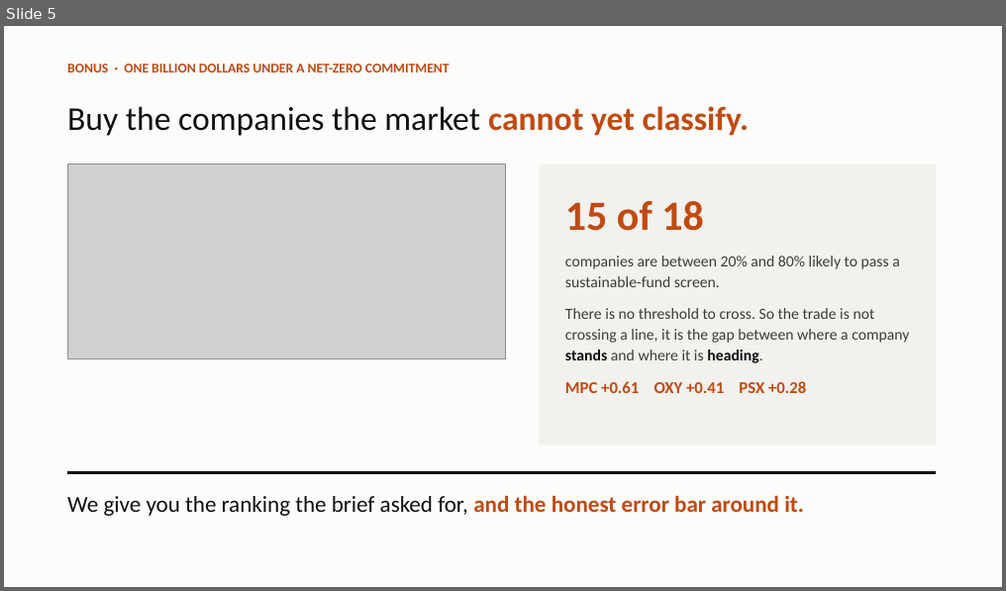
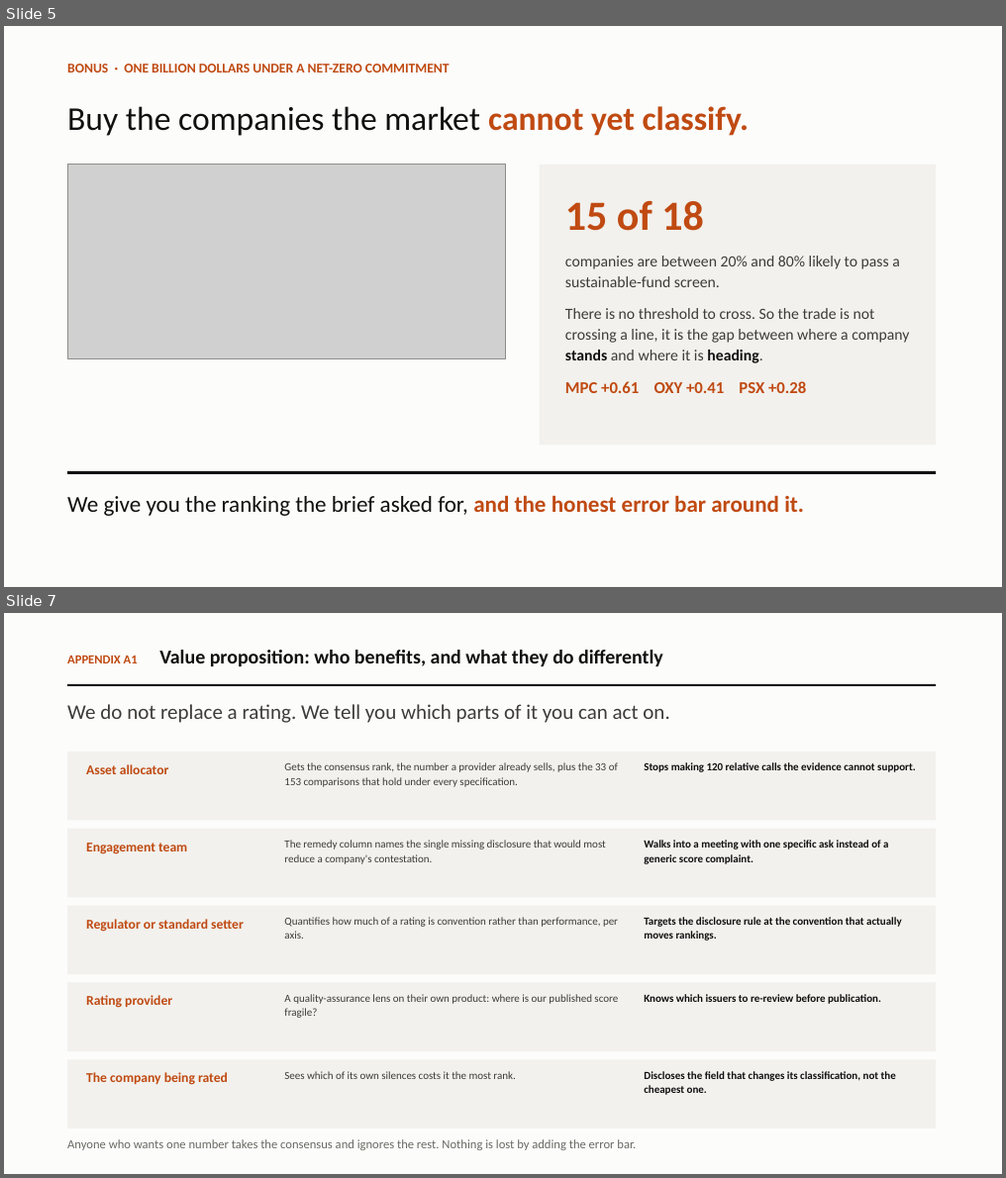
Before and after one commit to K14-coder/ETHack-Challenge-Accepted, a slide deck: CONTESTED_pitch.pptx. Shown one above the other, each under a label of ours: slide 5 before the commit, slides 5 and 7 after it; the slides between them are not shown. The pictures are 1006x591 and 1006x1178 pixels, drawn with LibreOffice and Linux fonts; fonts in the diff are those of the drawing; grey boxes stand for pictures. Boxes give left, top, right and bottom in pixels: in the first picture for what was removed or moved away, otherwise in the second. Text is boxed around its words. In the diff, an @@ line names an element or a change of style, - is before the commit and + after.

```diff
--- a/CONTESTED_pitch.pptx
+++ b/CONTESTED_pitch.pptx
@@ slide 7 added at (x1=4, y1=613, x2=1002, y2=1174), background #FFFFFF @@
@@ rectangle added at (x1=4, y1=613, x2=1002, y2=1174), fill #FCFCFB @@
@@ text added at (x1=67, y1=650, x2=663, y2=666), 19 pt, text #101010, bold @@
+APPENDIX A1 Value proposition: who benefits, and what they do differently
@@ rectangle added at (x1=67, y1=684, x2=936, y2=686), fill #101010 @@
@@ text added at (x1=67, y1=704, x2=669, y2=723), 20 pt, text #3D3C38 @@
+We do not replace a rating. We tell you which parts of it you can act on.
@@ rectangle added at (x1=67, y1=752, x2=936, y2=820), fill #F2F1ED @@
@@ text added at (x1=86, y1=764, x2=169, y2=774), 13 pt, text #C04A12, bold @@
+Asset allocator
@@ text added at (x1=284, y1=762, x2=618, y2=787), 10.5 pt, text #3D3C38 @@
+Gets the consensus rank, the number a provider already sells, plus the 33 of 153 comparisons that hold under every specification.
@@ text added at (x1=644, y1=762, x2=916, y2=772), 10.5 pt, text #101010, bold @@
+Stops making 120 relative calls the evidence cannot support.
@@ rectangle added at (x1=67, y1=829, x2=936, y2=897), fill #F2F1ED @@
@@ text added at (x1=86, y1=843, x2=187, y2=855), 13 pt, text #C04A12, bold @@
+Engagement team
@@ text added at (x1=284, y1=840, x2=605, y2=864), 10.5 pt, text #3D3C38 @@
+The remedy column names the single missing disclosure that would most reduce a company's contestation.
@@ text added at (x1=644, y1=840, x2=888, y2=864), 10.5 pt, text #101010, bold @@
+Walks into a meeting with one specific ask instead of a generic score complaint.
@@ rectangle added at (x1=67, y1=906, x2=936, y2=974), fill #F2F1ED @@
@@ text added at (x1=86, y1=919, x2=244, y2=932), 13 pt, text #C04A12, bold @@
+Regulator or standard setter
@@ text added at (x1=284, y1=917, x2=618, y2=939), 10.5 pt, text #3D3C38 @@
+Quantifies how much of a rating is convention rather than performance, per axis.
@@ text added at (x1=644, y1=917, x2=902, y2=941), 10.5 pt, text #101010, bold @@
+Targets the disclosure rule at the convention that actually moves rankings.
@@ rectangle added at (x1=67, y1=983, x2=936, y2=1052), fill #F2F1ED @@
@@ text added at (x1=86, y1=995, x2=172, y2=1008), 13 pt, text #C04A12, bold @@
+Rating provider
@@ text added at (x1=284, y1=994, x2=618, y2=1018), 10.5 pt, text #3D3C38 @@
+A quality-assurance lens on their own product: where is our published score fragile?
@@ text added at (x1=644, y1=994, x2=881, y2=1004), 10.5 pt, text #101010, bold @@
+Knows which issuers to re-review before publication.
@@ rectangle added at (x1=67, y1=1059, x2=936, y2=1129), fill #F2F1ED @@
@@ text added at (x1=86, y1=1072, x2=228, y2=1085), 13 pt, text #C04A12, bold @@
+The company being rated
@@ text added at (x1=284, y1=1071, x2=515, y2=1079), 10.5 pt, text #3D3C38 @@
+Sees which of its own silences costs it the most rank.
@@ text added at (x1=644, y1=1071, x2=896, y2=1095), 10.5 pt, text #101010, bold @@
+Discloses the field that changes its classification, not the cheapest one.
@@ text added at (x1=67, y1=1140, x2=636, y2=1151), 12 pt, text #6B6A63 @@
+Anyone who wants one number takes the consensus and ignores the rest. Nothing is lost by adding the error bar.
```
Also in this commit, not shown: 12 other slides added, 2 other files.
